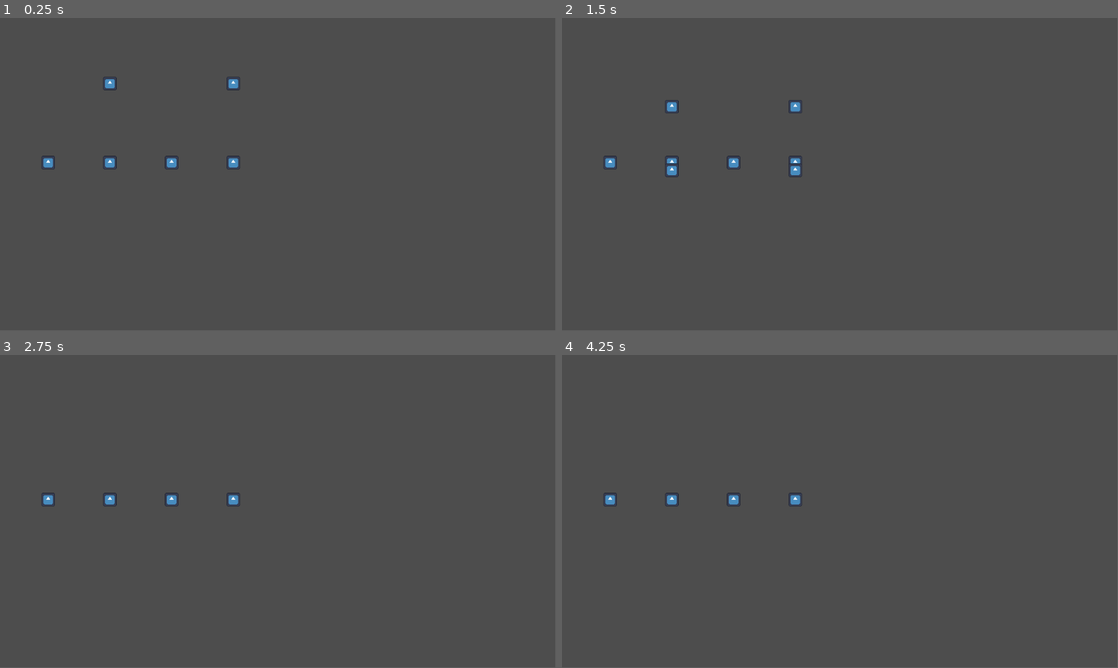
Above: before the commit, frames 1-4 (two rows, left to right).
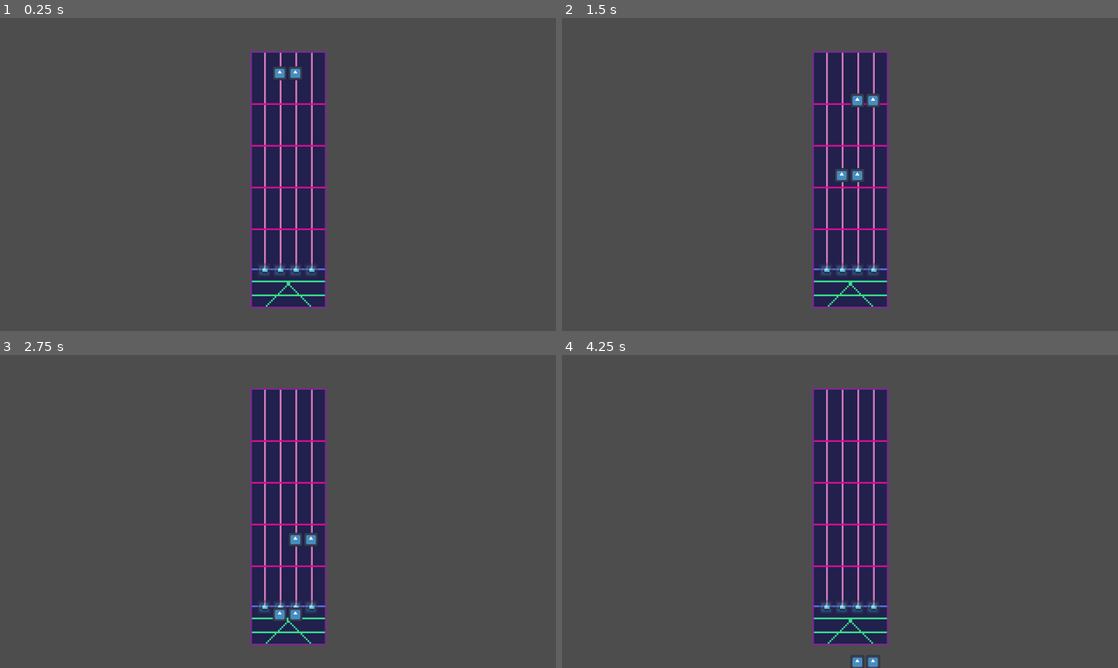
Above: after the commit, the same moments.

Repository: Cheese-Sandwich-Games/Wejammin
Game: Godot game, scene res://Scenes/main.tscn
Two runs of this game, one before a commit and one after it. Both use one fixed random seed, a clock stepped at 60 frames per second and the inputs below. The engine's default icon, where the game draws it, is replaced by a stand-in: a white triangle on a blue panel in a dark square. Sound files missing from this copy of the repository are replaced by a short silence.
Inputs:
- Up to frame 1 (0.25 s): no input
- Up to frame 2 (1.5 s): no input
- Up to frame 3 (2.75 s): no input
- Up to frame 4 (4.25 s): no input
In our replay, the window is 799x449 before the commit and 800x450 after it. These sizes can differ from the game's own. Grey fills any space a smaller window leaves; there, only what the larger window draws over its background counts as a difference.

The runs differ from the first frame. In frame 1, 12% of the frame differs, in the area x 7-59%, y 10-93%; in frame 2, 12%; in frame 3, 11%; in frame 4, 12%, in the area x 7-59%, y 10-100%.

Commit message:
Sync notes with the beat and highway graphic
Notes should now be hit exactly at the beat they are configured to be at. A pixel art graphic has also been added for the highway

Diff:
--- a/Game Logic/Conductor/conductor.gd
+++ b/Game Logic/Conductor/conductor.gd
@@ -12,7 +12,7 @@
 
 func _ready() -> void:
 	sec_per_beat = 60.0 / song_data.bpm
-	Settings.note_speed = sec_per_beat * 4
+	Settings.note_speed = sec_per_beat * song_data.note_spawn_beat_offset
 
 	play_song()
 
@@ -27,11 +27,12 @@
 		# Keep track of the songs position
 		song_position = get_playback_position() + AudioServer.get_time_since_last_mix()
 		song_position -= AudioServer.get_output_latency()
-		var new_position_in_beats: int = int(floor(song_position / sec_per_beat))
+		var new_position_in_beats: int = floori(song_position / sec_per_beat)
 
-		# When moving onto the next beat of the song emit a signal to spawn notes
+		# When moving onto the next beat of the song spawn notes
 		if new_position_in_beats != song_position_in_beats:
 			song_position_in_beats = new_position_in_beats
 
-			if song_data.node_spawn_timing.has(song_position_in_beats):
-				highway.spawn_notes_string(song_data.node_spawn_timing.get(song_position_in_beats))
+			# Check the note spawn beat offset and spawn notes early to sync the time they need to be hit with the beat
+			if song_data.node_spawn_timing.has(song_position_in_beats + song_data.note_spawn_beat_offset):
+				highway.spawn_notes_string(song_data.node_spawn_timing.get(song_position_in_beats + song_data.note_spawn_beat_offset))
--- a/Game Logic/Highway/SongData.tres
+++ b/Game Logic/Highway/SongData.tres
@@ -10,10 +10,6 @@
 [resource]
 script = ExtResource("1_48hx0")
 node_spawn_timing = Dictionary[int, String]({
-2: "0101",
-4: "1010",
-6: "0101",
-8: "1100",
 10: "0011",
 12: "1001",
 14: "0110",
@@ -23,7 +19,20 @@
 19: "0001",
 20: "0010",
 21: "0100",
-22: "1000"
+22: "1000",
+24: "1001",
+26: "0110",
+28: "1001",
+30: "0110",
+32: "1100",
+34: "0011",
+36: "0001",
+37: "0010",
+38: "0100",
+39: "1000",
+40: "0100",
+41: "0010",
+42: "0001"
 })
 arp_layer = ExtResource("1_3tlth")
 bass_layer = ExtResource("2_hks23")
--- a/Game Logic/Highway/highway.gd
+++ b/Game Logic/Highway/highway.gd
@@ -1,5 +1,8 @@
 extends Node2D
 class_name Highway
+
+
+@onready var lanes = $Lanes
 
 
 func spawn_notes_string(notes_binary: String) -> void:
@@ -8,7 +11,7 @@
 		# A 1 on the binary string means a note
 		if note == "1":
 			# Get the given lane and add a note to it
-			var lane: Node = get_child(lane_number - 1)
+			var lane: Node = lanes.get_child(lane_number - 1)
 
 			# Verify the lane number is valid before trying to spawn the note
 			if lane is Lane:
@@ -25,6 +28,6 @@
 
 
 func clear_notes() -> void:
-	for child in get_children():
+	for child in lanes.get_children():
 		if child is Lane:
 			child.clear_notes()
--- a/Game Logic/Highway/highway.tscn
+++ b/Game Logic/Highway/highway.tscn
@@ -1,24 +1,26 @@
-[gd_scene load_steps=5 format=3 uid="uid://rg04q5kbhhcn"]
+[gd_scene load_steps=4 format=3 uid="uid://rg04q5kbhhcn"]
 
 [ext_resource type="Script" uid="uid://b0m3k5ln5ivp4" path="res://Game Logic/Highway/highway.gd" id="1_idv8x"]
 [ext_resource type="PackedScene" uid="uid://cabn4yyf2alpj" path="res://Game Logic/Highway/lane.tscn" id="2_sfw4x"]
-
-[sub_resource type="Curve" id="Curve_idv8x"]
-
-[sub_resource type="CurveTexture" id="CurveTexture_hodah"]
-curve = SubResource("Curve_idv8x")
+[ext_resource type="Texture2D" uid="uid://cgxd8sfjv1vpu" path="res://Assets/highway.png" id="3_st6jg"]
 
 [node name="Highway" type="Node2D"]
 script = ExtResource("1_idv8x")
-spawn_data = SubResource("CurveTexture_hodah")
 
-[node name="Lane" parent="." instance=ExtResource("2_sfw4x")]
+[node name="BackgroundSprite" type="Sprite2D" parent="."]
+position = Vector2(157, 85)
+texture = ExtResource("3_st6jg")
 
-[node name="Lane2" parent="." instance=ExtResource("2_sfw4x")]
-position = Vector2(128, 0)
+[node name="Lanes" type="Node2D" parent="."]
 
-[node name="Lane3" parent="." instance=ExtResource("2_sfw4x")]
-position = Vector2(256, 0)
+[node name="Lane" parent="Lanes" instance=ExtResource("2_sfw4x")]
+position = Vector2(143, 12)
 
-[node name="Lane4" parent="." instance=ExtResource("2_sfw4x")]
-position = Vector2(384, 0)
+[node name="Lane2" parent="Lanes" instance=ExtResource("2_sfw4x")]
+position = Vector2(152, 12)
+
+[node name="Lane3" parent="Lanes" instance=ExtResource("2_sfw4x")]
+position = Vector2(161, 12)
+
+[node name="Lane4" parent="Lanes" instance=ExtResource("2_sfw4x")]
+position = Vector2(170, 12)
--- a/Game Logic/Highway/lane.tscn
+++ b/Game Logic/Highway/lane.tscn
@@ -4,16 +4,17 @@
 [ext_resource type="Texture2D" uid="uid://bl0whf7c6raux" path="res://icon.svg" id="2_85i5p"]
 
 [sub_resource type="RectangleShape2D" id="RectangleShape2D_3ngjr"]
-size = Vector2(28, 28)
+size = Vector2(8, 8)
 
 [node name="Lane" type="Node2D"]
 script = ExtResource("1_3ngjr")
 
 [node name="NoteHitArea" type="Area2D" parent="."]
-position = Vector2(0, 200)
+position = Vector2(0, 125)
 
 [node name="Sprite2D" type="Sprite2D" parent="NoteHitArea"]
-scale = Vector2(0.21874997, 0.21874994)
+modulate = Color(1, 1, 1, 0.3764706)
+scale = Vector2(0.062499993, 0.06250006)
 texture = ExtResource("2_85i5p")
 
 [node name="CollisionShape2D" type="CollisionShape2D" parent="NoteHitArea"]
@@ -24,4 +25,4 @@
 [node name="NoteOrigin" type="Marker2D" parent="."]
 
 [node name="NoteDestination" type="Marker2D" parent="."]
-position = Vector2(0, 256)
+position = Vector2(0, 167)
--- a/Game Logic/Highway/music_note.tscn
+++ b/Game Logic/Highway/music_note.tscn
@@ -4,13 +4,13 @@
 [ext_resource type="Script" uid="uid://i3cmf8qby8we" path="res://Game Logic/Highway/music_note.gd" id="1_h30m8"]
 
 [sub_resource type="RectangleShape2D" id="RectangleShape2D_h30m8"]
-size = Vector2(28, 28)
+size = Vector2(8, 8)
 
 [node name="MusicNote" type="Area2D"]
 script = ExtResource("1_h30m8")
 
 [node name="Sprite2D" type="Sprite2D" parent="."]
-scale = Vector2(0.21874997, 0.21874997)
+scale = Vector2(0.0625, 0.0625)
 texture = ExtResource("1_5fx48")
 
 [node name="CollisionShape2D" type="CollisionShape2D" parent="."]
--- a/Game Logic/Highway/songdata.gd
+++ b/Game Logic/Highway/songdata.gd
@@ -2,8 +2,10 @@
 class_name SongData
 
 
+## The lowest beat nodes can be spawned is above the note spawn beat offset
 @export var node_spawn_timing: Dictionary[int, String]
 @export var bpm: int = 135
+@export var note_spawn_beat_offset: int = 8
 
 @export var arp_layer: AudioStream
 @export var bass_layer: AudioStream
--- a/Scenes/main.tscn
+++ b/Scenes/main.tscn
@@ -1,12 +1,15 @@
-[gd_scene load_steps=3 format=3 uid="uid://bdfo2ktxggpi6"]
+[gd_scene load_steps=4 format=3 uid="uid://bdfo2ktxggpi6"]
 
 [ext_resource type="PackedScene" uid="uid://rg04q5kbhhcn" path="res://Game Logic/Highway/highway.tscn" id="1_jjgbg"]
 [ext_resource type="PackedScene" uid="uid://cpcv5xain2d7s" path="res://Game Logic/Conductor/conductor.tscn" id="2_bo1nx"]
 
+[sub_resource type="AudioStreamSynchronized" id="AudioStreamSynchronized_bo1nx"]
+
 [node name="Main" type="Node2D"]
 
 [node name="Highway" parent="." instance=ExtResource("1_jjgbg")]
-position = Vector2(100, 100)
+position = Vector2(9, 8)
 
 [node name="Conductor" parent="." node_paths=PackedStringArray("highway") instance=ExtResource("2_bo1nx")]
+stream = SubResource("AudioStreamSynchronized_bo1nx")
 highway = NodePath("../Highway")
--- a/project.godot
+++ b/project.godot
@@ -20,9 +20,16 @@
 Globals="*res://globals.gd"
 Settings="*res://settings.gd"
 
+[display]
+
+window/size/viewport_width=1280
+window/size/viewport_height=720
+window/stretch/scale=4.0
+
 [file_customization]
 
 folder_colors={
+"res://Assets/": "green",
 "res://Game Logic/": "pink",
 "res://Music/": "orange",
 "res://Scenes/": "blue"
@@ -50,3 +57,7 @@
 "events": [Object(InputEventKey,"resource_local_to_scene":false,"resource_name":"","device":-1,"window_id":0,"alt_press …(192 unchanged characters)…
 ]
 }
+
+[rendering]
+
+textures/canvas_textures/default_texture_filter=0
Binary file added: Assets/highway.png
Not shown, added: Assets/highway.png.import
